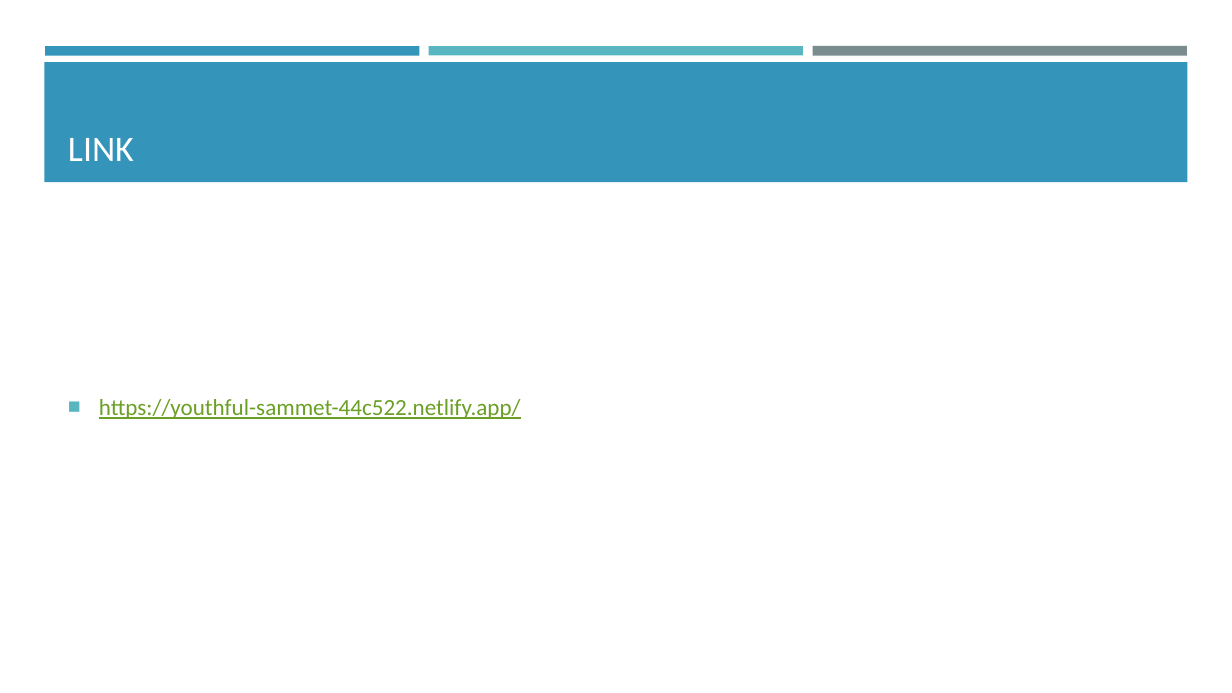
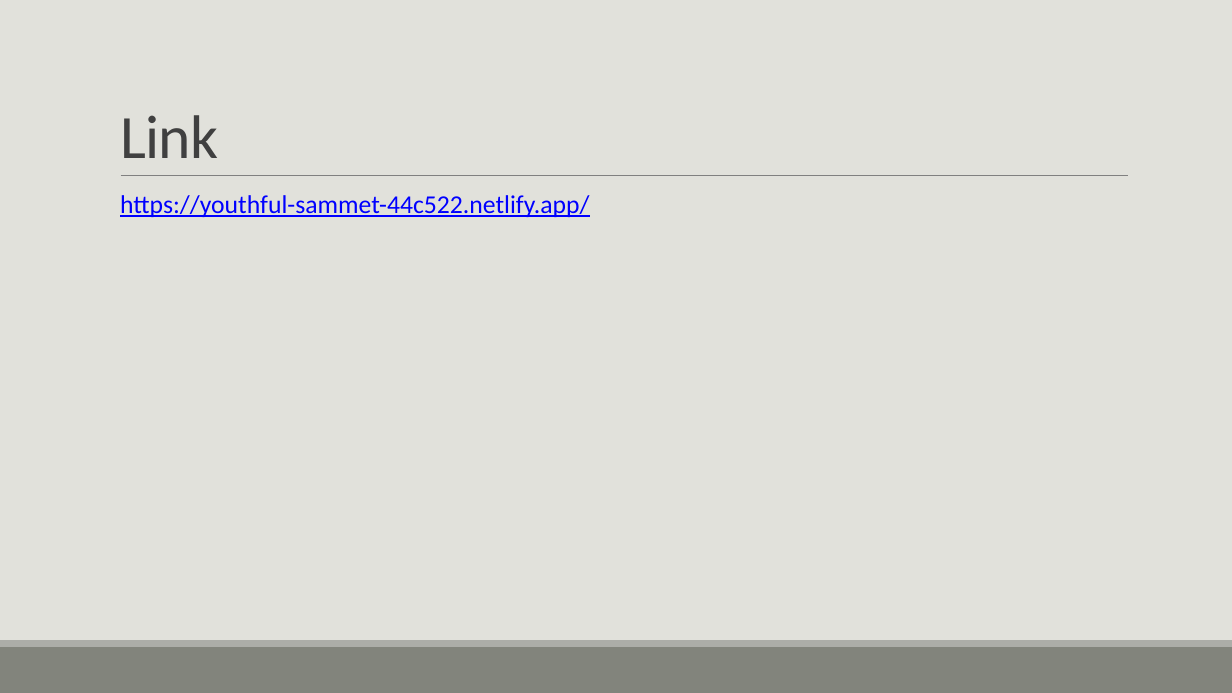
Before and after one commit to annisaaadindra/quotes-web-app, a slide deck: slide 2 of Annisaa Adindra Daulay.pptx. Drawn at 1232x693 pixels with LibreOffice and Linux fonts; fonts in the diff are those of the drawing. Boxes give left, top, right and bottom in pixels: in the first picture for what was removed or moved away, otherwise in the second. Text is boxed around its words. In the diff, an @@ line names an element or a change of style, - is before the commit and + after.

```diff
--- a/Annisaa Adindra Daulay.pptx
+++ b/Annisaa Adindra Daulay.pptx
@@ background #FFFFFF to #E1E1DB @@
@@ rectangle removed at (45, 46, 420, 55) @@
@@ rectangle removed at (429, 46, 803, 55) @@
@@ rectangle removed at (812, 46, 1187, 56) @@
@@ rectangle removed at (44, 62, 1188, 182) @@
@@ title at (120, 115, 218, 158): text changed; size 28 to 48 pt; text colour #FFFFFF to #404040 @@
-LINK
+Link
@@ line added from (121, 176) to (1128, 176), #808080 0.5 pt @@
@@ text "https://youthful-sammet-44c522.netlify.app/": place and size @@
-text "https://youthful-sammet-44c522.netlify.app/" at (99, 399, 521, 419)
+text "https://youthful-sammet-44c522.netlify.app/" at (120, 195, 589, 217)
@@ text "https://youthful-sammet-44c522.netlify.app/" at (120, 195, 589, 217): size 18 to 20 pt, text colour #6B9F25 to #0000FF; bullet ■ to  ; line spacing 1 to 0.9; more space between paragraphs; bullet colour #58B6C0 to #9DBFBE; vertical alignment middle to top @@
@@ rectangle added at (0, 647, 1232, 693), fill #82847C @@
@@ rectangle added at (0, 640, 1232, 647), fill #ACADA8 @@
```
Also in this commit, not shown: 6 other slides changed, 1 slide added, 1 other file.
